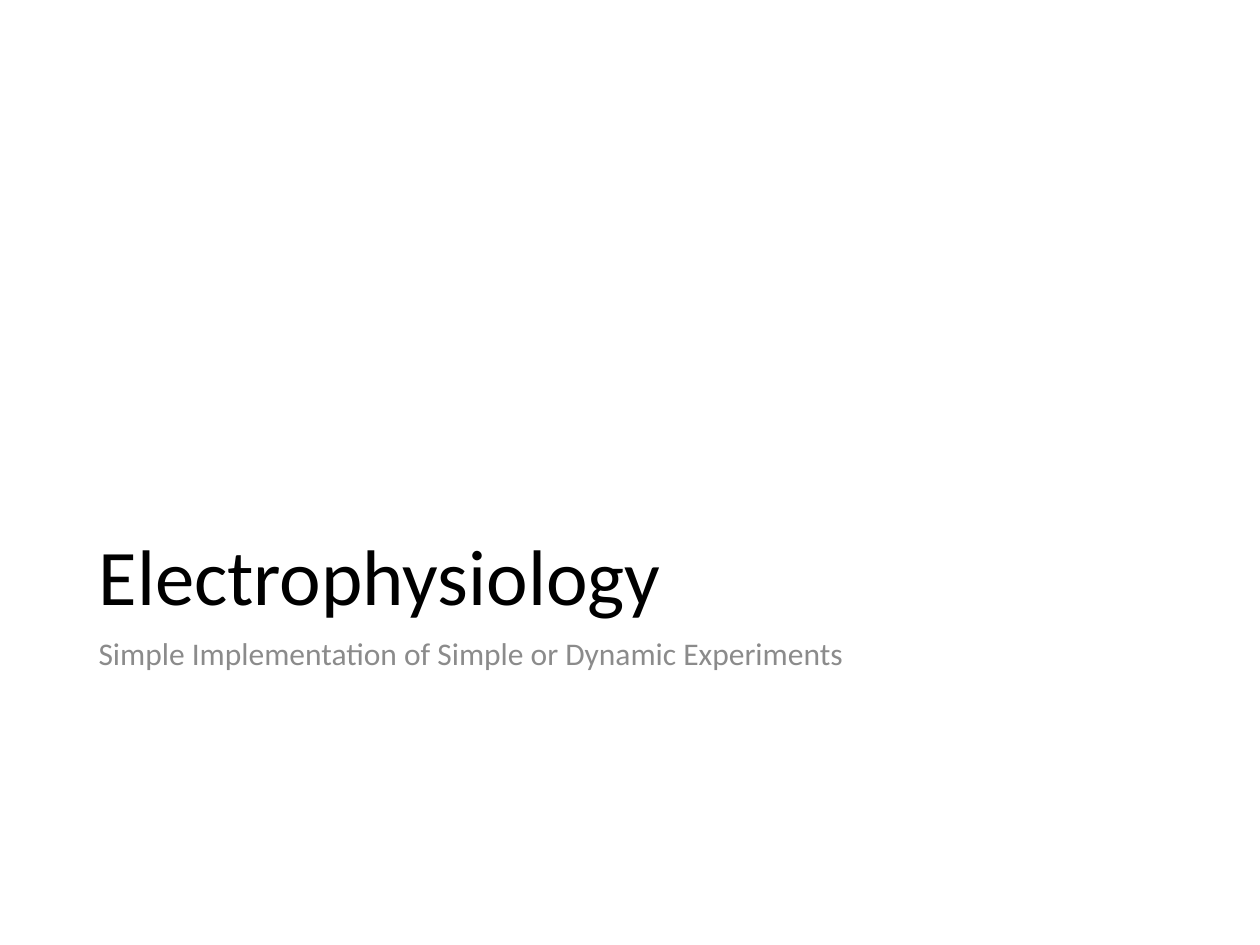
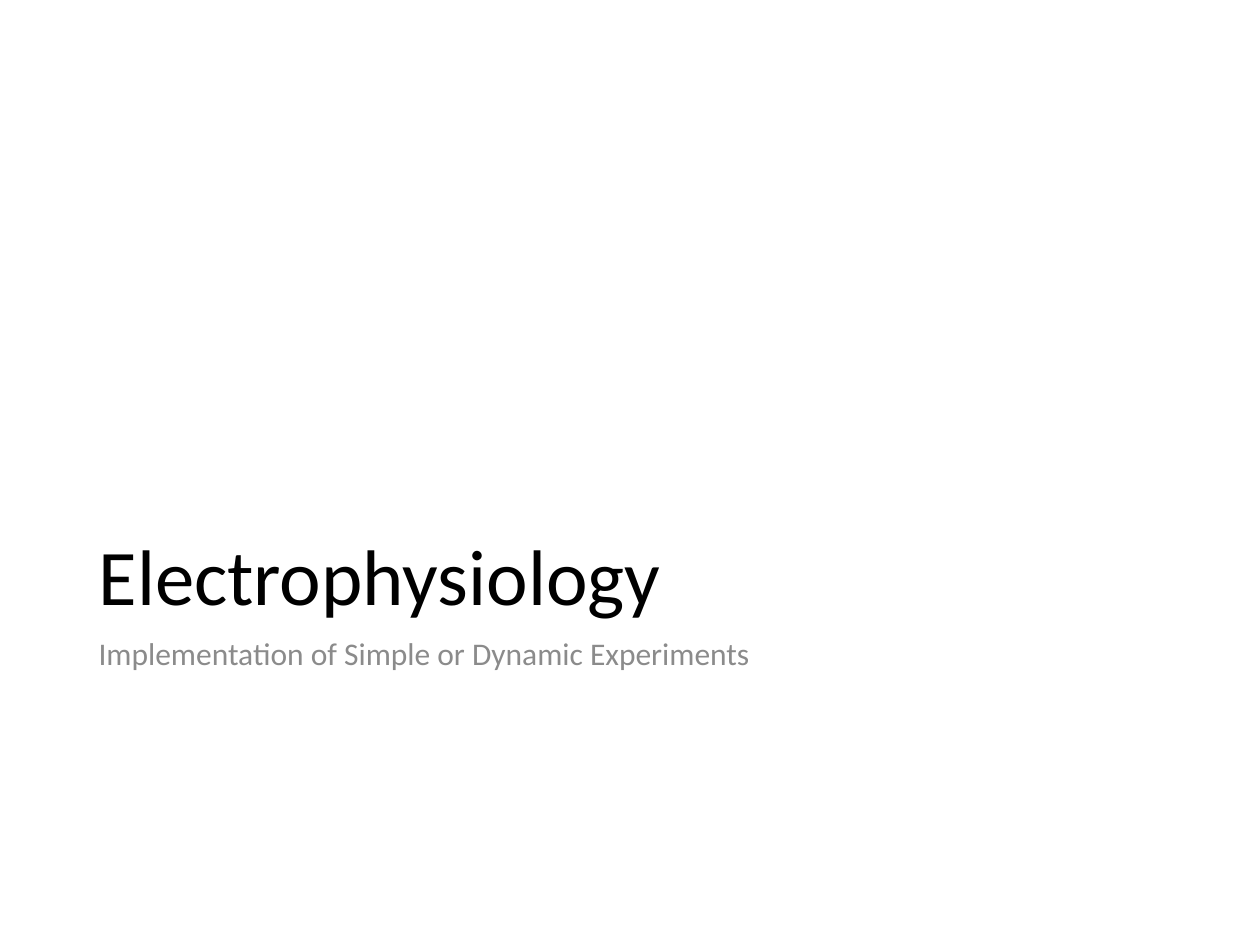
Before and after one commit to dstolz/epsych, a slide deck: slide 1 of trunk/ProgramDesign.pptx. Drawn at 1260x945 pixels with LibreOffice and Linux fonts; fonts in the diff are those of the drawing. Boxes give left, top, right and bottom in pixels: in the first picture for what was removed or moved away, otherwise in the second. Text is boxed around its words. In the diff, an @@ line names an element or a change of style, - is before the commit and + after.

```diff
--- a/trunk/ProgramDesign.pptx
+++ b/trunk/ProgramDesign.pptx
@@ text at (99, 643, 749, 670): text changed @@
-Simple Implementation of Simple or Dynamic Experiments
+Implementation of Simple or Dynamic Experiments
```
Also in this commit, not shown: 17 other files.
